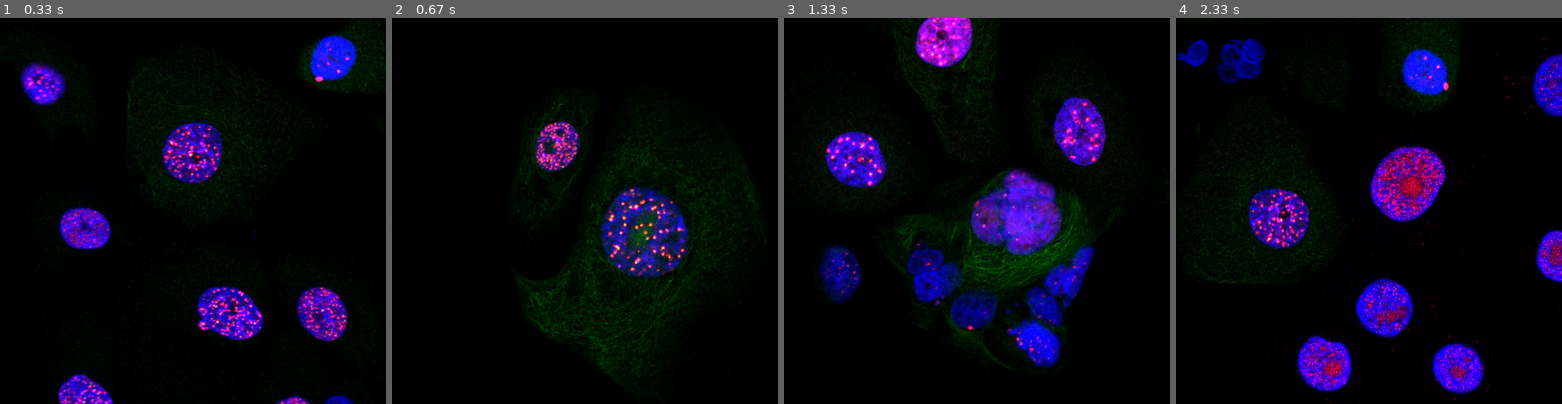
Above: before the commit, frames 1-4 (left to right).
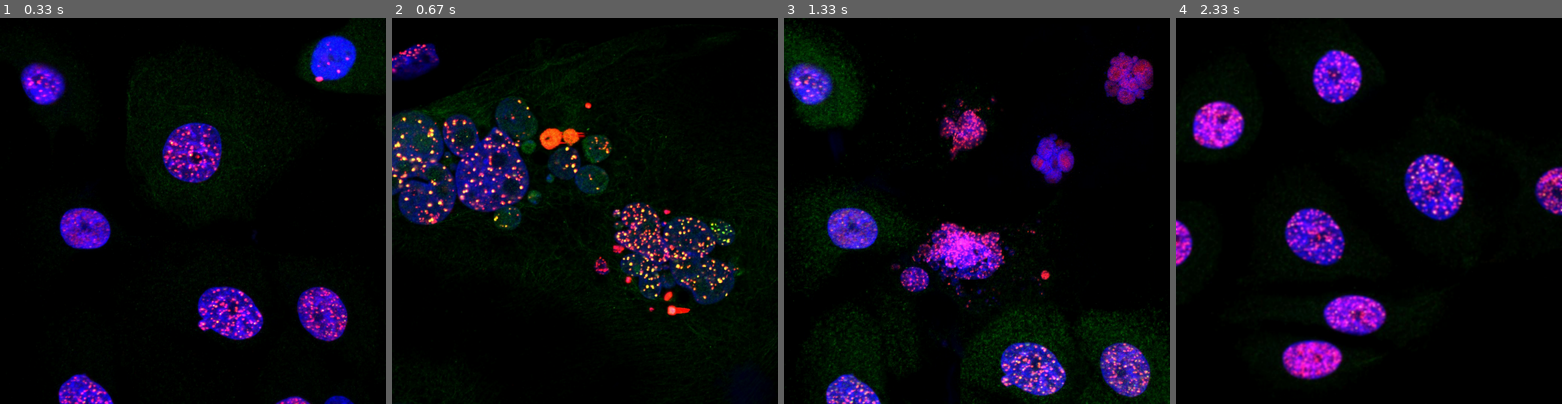
Above: after the commit, the same moments.

Repository: filtoid/sparks_science_collider
Game: pygame game, started from pygame/main.py
Same seed, same stepped clock (60 frames per second), same inputs: the game is played once before the commit and once after it.
Inputs:
- Up to frame 1 (0.33 s): no input
- Up to frame 2 (0.67 s): hold B from 0.33 s (still down); hold D from 0.33 s (still down)
- Up to frame 3 (1.33 s): release B at 0.8 s; release D at 0.8 s; hold X 0.83-1.3 s; hold D 0.83-1.3 s
- Up to frame 4 (2.33 s): hold D 1.33-1.88 s; hold W from 1.92 s (still down); tap B at 2.07 s

Frame 1 is identical in both runs. In frame 2, 23% of the frame differs, in the area x 0-100%, y 5-100%; in frame 3, 35%, in the area x 0-100%, y 0-100%; in frame 4, 23%.

Commit message:
Added Zoom in, Zoom Out, Blur and reset functions
Created the Zoom function, the Blur function and the reset ability.
There is also a create thumbnail function in there, but it isn't mapped
to anything.

Made the code a little less hardcodey, so we don't need to worry about
how many images there are or even there names. We point at a directory
and pull all the jpgs out.

Removed the "q" button from closing the window. Intend on using it for
panning the image to the left, along with using "e" to pan to the right.

Mapped the Zoom In feature to the "w" button.
Mapped the Zoom Out feature to the "s" button
Mapped the Blur feature to the "b" button

Known bugs:
Due to the lack of proper limits in the code at the moment zooming in
too far will cause lots of lag.
Zooming out too far causes a crash.
Blur is only based on the original state of the image, not based on how
zoomed or blurred the image is currently.

I intend on creating a cache to preserve all the affects currently
applied.

Diff:
--- a/pygame/main.py
+++ b/pygame/main.py
@@ -1,11 +1,73 @@
-import sys, pygame
-import time
+import os, sys, uuid, pygame
+from PIL import Image, ImageFilter
+
+import pprint
+
+def unique_id():
+	return uuid.uuid4().__str__()
+
+def delete(file_name):
+	os.unlink(file_name)
+
+def draw_image_to_screen(img=0):
+	#fill screen black so the last image doesn't show.
+	screen.fill((0,0,0))
+	if img == 0:
+		screen.blit(aryimg[curimg][0],(0,0))
+	else:
+		screen.blit(pygame.image.load(img),(0,0))
+	pygame.display.flip()
+	pass
+
+def thumbnail():
+	size = (128, 128)
+	file_name = unique_id() + ".jpg"
+	current_image = current_dir + "/" + aryimg[curimg][1].__str__()
+	try:
+		im =  Image.open(current_image)
+	except:
+		pprint.pprint("Unable to load image")
+
+	im.thumbnail(size)
+	im.save(file_name)
+	return file_name
+
+def zoom():
+	file_name = "zoom" + unique_id() + ".jpg"
+	current_image = current_dir + "/" + aryimg[curimg][1].__str__()
+	try:
+		im =  Image.open(current_image)
+	except:
+		pprint.pprint("Unable to load image")
+
+	width, height = im.size
+	new_size = (int((width * MAX_ZOOM) * (ZOOM_STEP / ZOOM_STEPS)), int((height * MAX_ZOOM) * (ZOOM_STEP / ZOOM_STEPS)))
+	pprint.pprint(new_size)
+
+	new_image = im.resize(new_size)
+	new_image = new_image.crop((0,0,1024,1024))
+	new_image.save(file_name)
+	return file_name
+
+def blur():
+	file_name = "zoom" + unique_id() + ".jpg"
+	current_image = current_dir + "/" + aryimg[curimg][1].__str__()
+	try:
+		im =  Image.open(current_image)
+	except:
+		pprint.pprint("Unable to load image")
+
+	blurred = im.filter(ImageFilter.BLUR)
+	blurred.save(file_name)
+	return file_name
 
 
-def draw_image_to_screen():
-	screen.blit(aryimg[curimg],(0,0))
-	pygame.display.flip()
-	pass
+def get_files(directory, extension):
+	image_array = []
+	for file in os.listdir(directory):
+		if file.endswith(extension):
+			image_array.append(file)
+	return image_array
 
 pygame.init()
 
@@ -14,14 +76,22 @@
 size=(w,h)
 screen = pygame.display.set_mode(size)
 
-MAX_IMG = 21
+current_dir = os.path.dirname(os.path.realpath(__file__))
+images = get_files(current_dir, ".jpg")
+total_images = images.__len__()
+MAX_IMG = total_images - 1
 
-img=pygame.image.load('9.jpg')
 aryimg = []
-for i in range(0, MAX_IMG):
-	aryimg.append( pygame.image.load( str(i+1) + '.jpg') )
+for image in images:
+	image_data = [pygame.image.load(image), image]
+	aryimg.append(image_data)
+curimg = 0
 
-curimg = 0
+ZOOM_STEP = 1
+ZOOM_STEPS = 20
+MIN_ZOOM = 1
+MAX_ZOOM = 10
+
 draw_image_to_screen()
 
 Quit = False
@@ -29,15 +99,39 @@
 while Quit is not True:
 	for event in pygame.event.get():
 		if event.type == pygame.KEYDOWN:
-			if event.key == pygame.K_ESCAPE or event.key == pygame.K_q:
+			if event.key == pygame.K_ESCAPE:
 				Quit = True
+
 			elif event.key == pygame.K_a:
 				curimg -= 1
 				if curimg < 0:
 					curimg = MAX_IMG-1
 				draw_image_to_screen()
+				ZOOM_STEP = 1
+
 			elif event.key == pygame.K_d:
 				curimg += 1
 				if curimg > MAX_IMG-1:
 					curimg = 0
 				draw_image_to_screen()
+				ZOOM_STEP = 1
+
+			elif event.key == pygame.K_w:
+				ZOOM_STEP += 1
+				img = zoom()
+				draw_image_to_screen(img)
+				delete(current_dir + "/" + img)
+
+			elif event.key == pygame.K_s:
+				ZOOM_STEP -= 1
+				img = zoom()
+				draw_image_to_screen(img)
+				delete(current_dir + "/" + img)
+
+			elif event.key == pygame.K_x:
+				draw_image_to_screen()
+				ZOOM_STEP = 1
+
+			elif event.key == pygame.K_b:
+				img = blur()
+				draw_image_to_screen(img)
